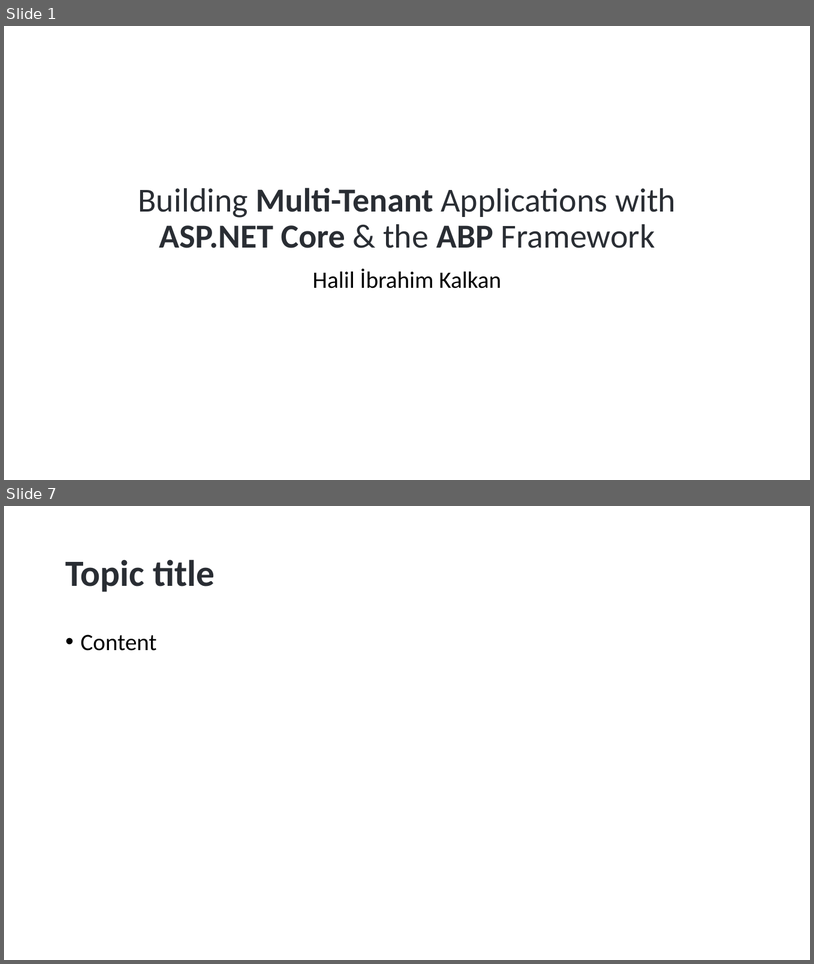
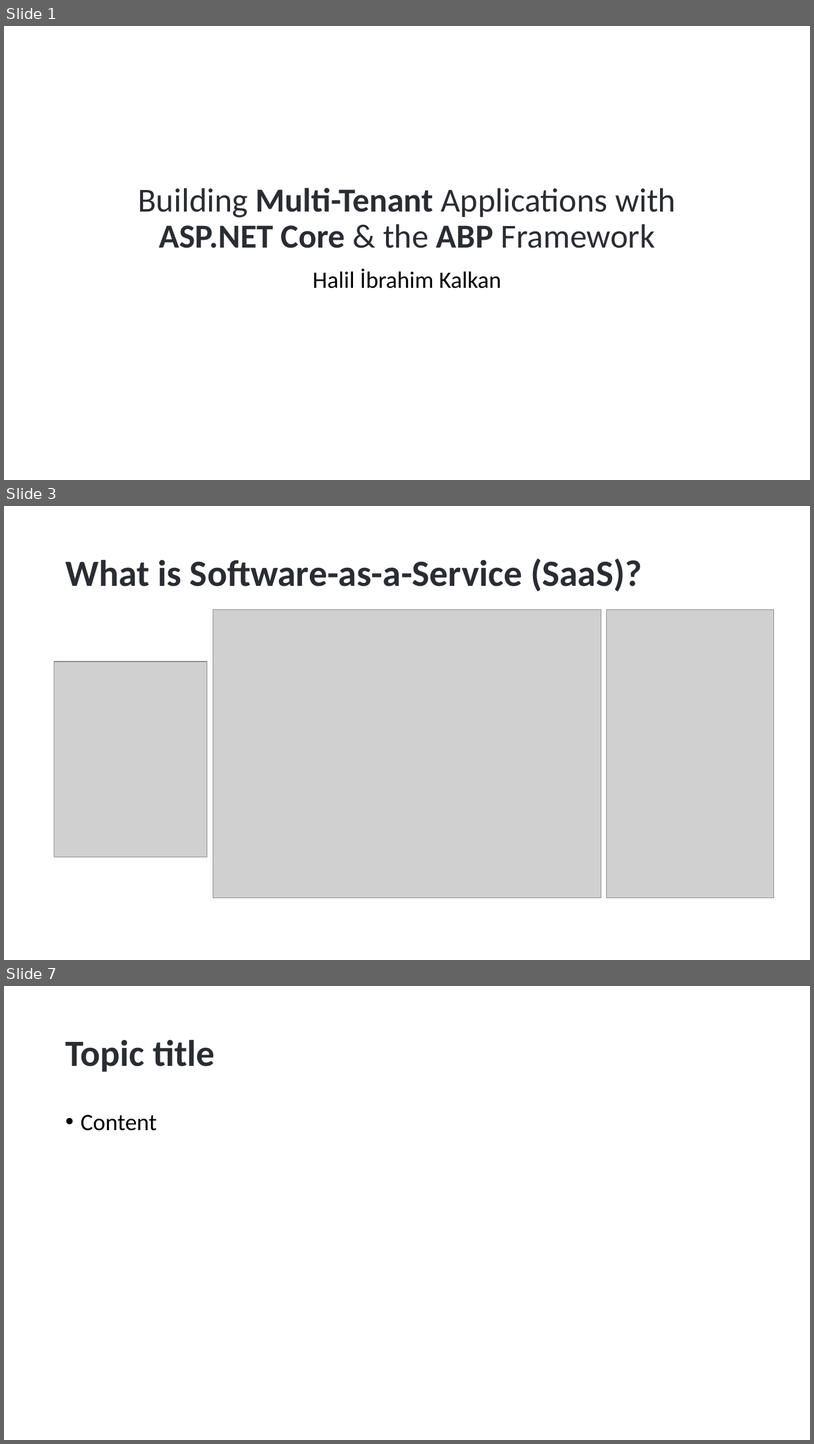
Before and after one commit to hikalkan/presentations, a slide deck: 2023-01-17 Dotnet Foundation Summit 2023/ABP Multi-Tenancy.pptx. Shown one above the other, each under a label of ours: slides 1 and 7 before the commit, slides 1, 3 and 7 after it; the slides between them are not shown. The pictures are 814x964 and 814x1444 pixels, drawn with LibreOffice and Linux fonts; fonts in the diff are those of the drawing; grey boxes stand for pictures; background and template pictures are left out. Boxes give left, top, right and bottom in pixels: in the first picture for what was removed or moved away, otherwise in the second. Text is boxed around its words. In the diff, an @@ line names an element or a change of style, - is before the commit and + after.

```diff
--- a/2023-01-17 Dotnet Foundation Summit 2023/ABP Multi-Tenancy.pptx
+++ b/2023-01-17 Dotnet Foundation Summit 2023/ABP Multi-Tenancy.pptx
@@ slide 3 added at (4, 506, 810, 960), background picture (left out) @@
@@ title added at (65, 558, 642, 591), 44 pt, text #292D33, bold @@
+What is Software-as-a-Service (SaaS)?
@@ picture added at (213, 609, 602, 897) @@
@@ picture added at (607, 609, 774, 897) @@
@@ picture added at (54, 661, 207, 857) @@
```
Also in this commit, not shown: 2 slides changed, 2 other slides added, 3 slides removed.
